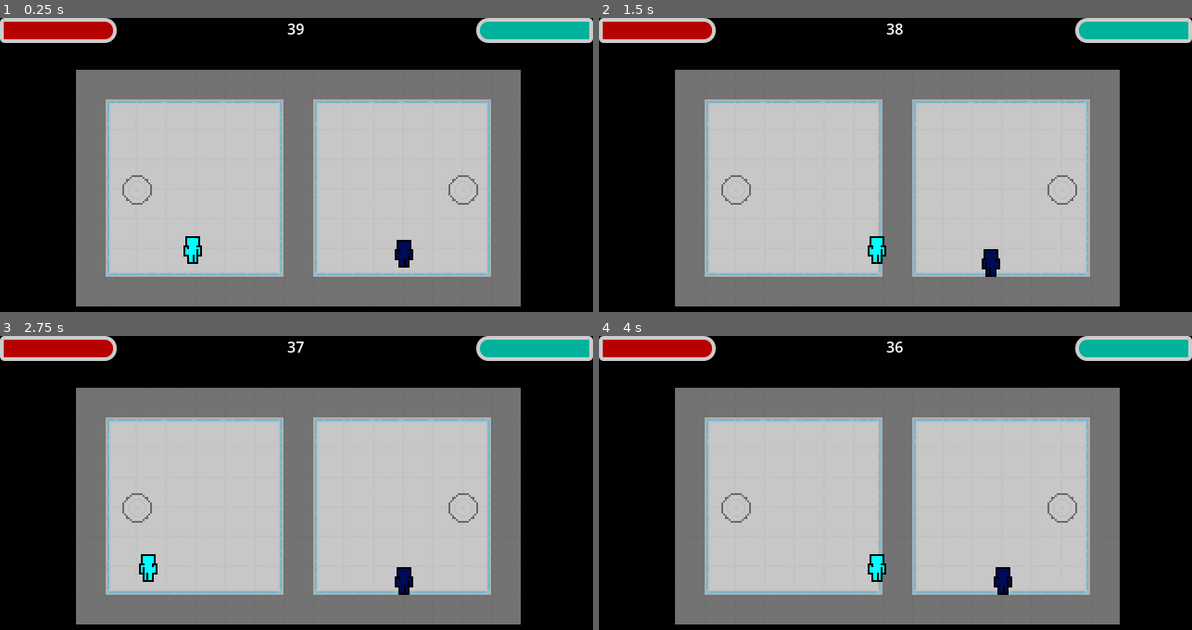
Above: before the commit, frames 1-4 (two rows, left to right).
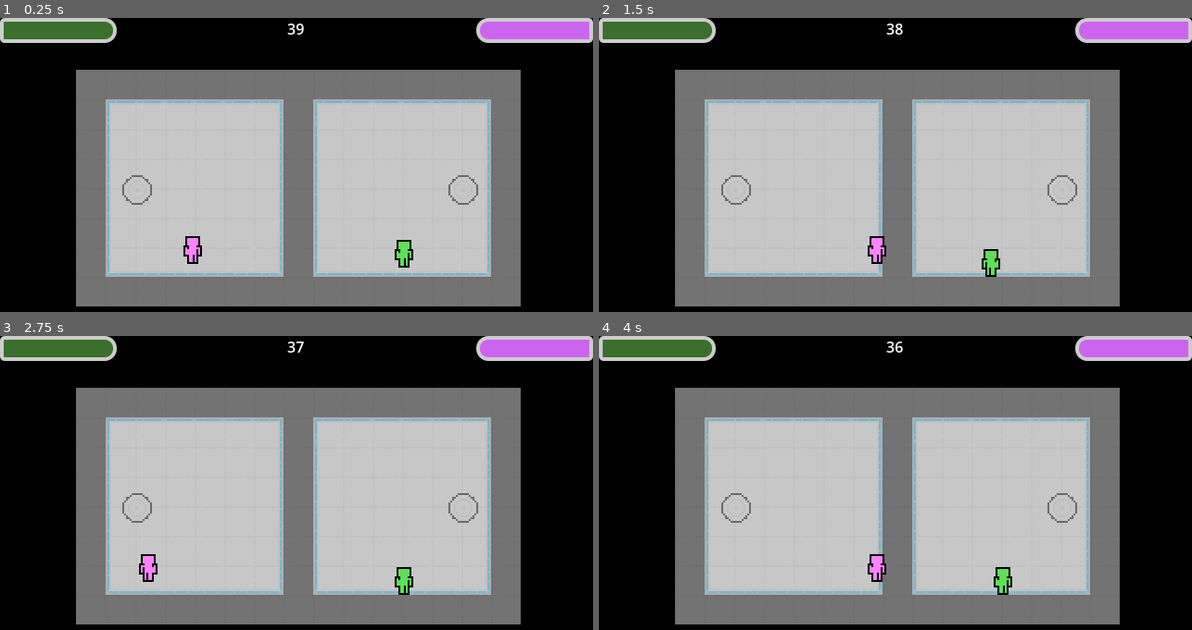
Above: after the commit, the same moments.

Repository: matthewromaniuk/warped-game
Game: Godot game, scene res://level.tscn
Two runs of this game, one before a commit and one after it. Both use one fixed random seed, a clock stepped at 60 frames per second and the inputs below. The project has no main scene, so this scene is started directly.
Inputs:
- Up to frame 1 (0.25 s): no input
- Up to frame 2 (1.5 s): tap Enter (ui_accept) at 0.5, 0.77 s; hold D (right_player1) from 0.53 s (still down); tap Down (down_player2) at 0.6 s; tap Left (left_player2) at 1.35 s
- Up to frame 3 (2.75 s): tap Enter (ui_accept) at 1.52, 2 s; release D (right_player1) at 2.03 s; hold A (left_player1) from 2.03 s (still down); tap Right (right_player2) at 2.1 s
- Up to frame 4 (4 s): release A (left_player1) at 2.78 s; hold D (right_player1) from 2.78 s (still down); tap Up (up_player2) at 2.85 s; tap Enter (ui_accept) at 3.02, 3.77 s; tap Down (down_player2) at 3.6 s

The runs differ from the first frame. In frame 1, 2.4% of the frame differs, in the area x 0-100%, y 1-85%; in frame 2, 2.4%; in frame 3, 2.4%; in frame 4, 2.4%.

Commit message:
Did some things
yup

Diff:
--- a/warped-game/gui.tscn
+++ b/warped-game/gui.tscn
@@ -15,7 +15,7 @@
 corner_radius_bottom_left = 4
 
 [sub_resource type="StyleBoxFlat" id="StyleBoxFlat_80edf"]
-bg_color = Color(0.71706694, 0.0008497364, 0.00046629072, 1)
+bg_color = Color(0.22588393, 0.43652016, 0.17671624, 1)
 border_width_left = 4
 border_width_top = 4
 border_width_right = 4
@@ -37,7 +37,7 @@
 corner_radius_bottom_left = 12
 
 [sub_resource type="StyleBoxFlat" id="StyleBoxFlat_q8o8l"]
-bg_color = Color(6.160736e-06, 0.69685936, 0.6081628, 1)
+bg_color = Color(0.80398256, 0.39387438, 0.93644106, 1)
 border_width_left = 4
 border_width_top = 4
 border_width_right = 4
--- a/warped-game/level.tscn
+++ b/warped-game/level.tscn
@@ -136,7 +136,6 @@
 position = Vector2(47, 81)
 
 [node name="player2" parent="." instance=ExtResource("4_0b4ue")]
-modulate = Color(1, 0.21176471, 1, 1)
 position = Vector2(161, 83)
 
 [node name="PortalScript" parent="." instance=ExtResource("5_f2txt")]
--- a/warped-game/player1.tscn
+++ b/warped-game/player1.tscn
@@ -67,7 +67,7 @@
 }
 
 [node name="player1" type="CharacterBody2D"]
-modulate = Color(2.341346, 18.892157, 18.892157, 1)
+modulate = Color(1.1893778, 0.5102064, 1.4067125, 1)
 collision_layer = 0
 script = ExtResource("1_pqb02")
 
--- a/warped-game/player2.tscn
+++ b/warped-game/player2.tscn
@@ -67,6 +67,7 @@
 }
 
 [node name="player2" type="CharacterBody2D"]
+modulate = Color(0.37042353, 0.8787015, 0.33930445, 1)
 collision_layer = 0
 script = ExtResource("1_rihsh")
 
--- a/warped-game/project.godot
+++ b/warped-game/project.godot
@@ -18,6 +18,7 @@
 
 window/size/viewport_width=640
 window/size/viewport_height=360
+window/stretch/mode="canvas_items"
 
 [input]
 
Binary file changed: warped-game/dude1.png
